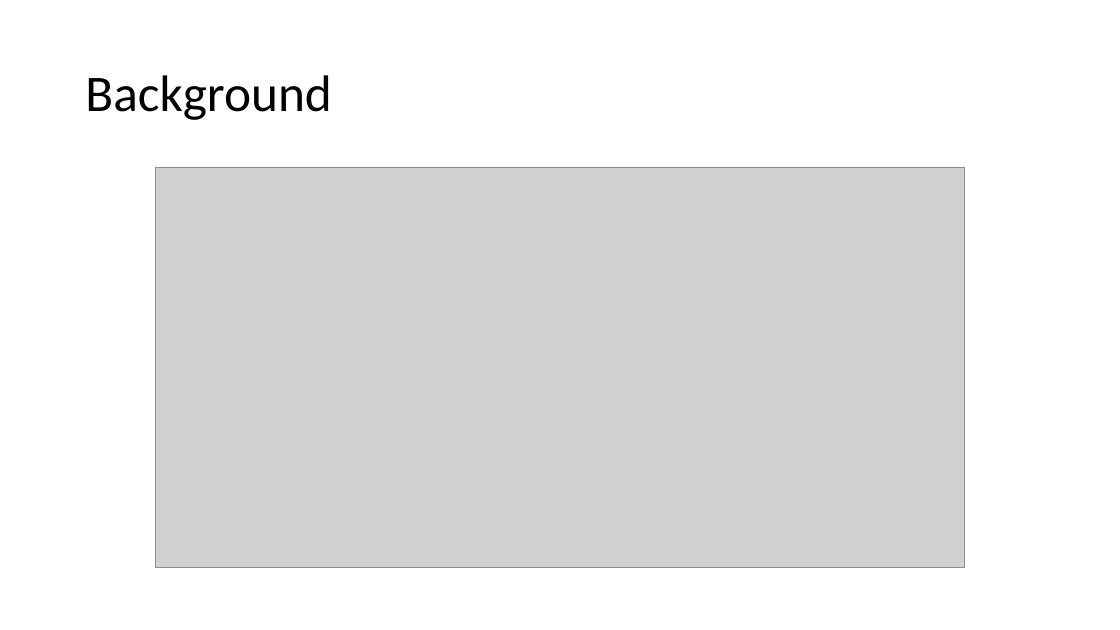
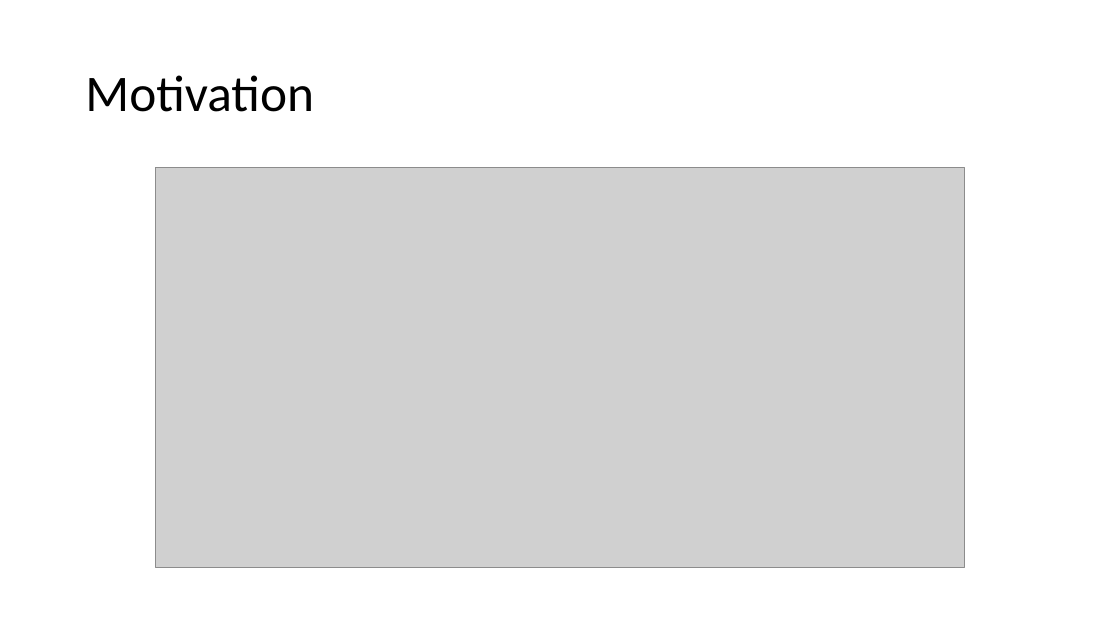
Before and after one commit to 98yangjames/DATA-512, a slide deck: slide 2 of data-512-course_project_3/final.pptx. Drawn at 1120x630 pixels with LibreOffice and Linux fonts; fonts in the diff are those of the drawing; grey boxes stand for pictures. Boxes give left, top, right and bottom in pixels: in the first picture for what was removed or moved away, otherwise in the second. Text is boxed around its words. In the diff, an @@ line names an element or a change of style, - is before the commit and + after.

```diff
--- a/data-512-course_project_3/final.pptx
+++ b/data-512-course_project_3/final.pptx
@@ title at [85,75,314,112]: text changed @@
-Background
+Motivation
```
Also in this commit, not shown: 4 other slides changed, 1 slide added, 1 slide removed, 2 other files.
